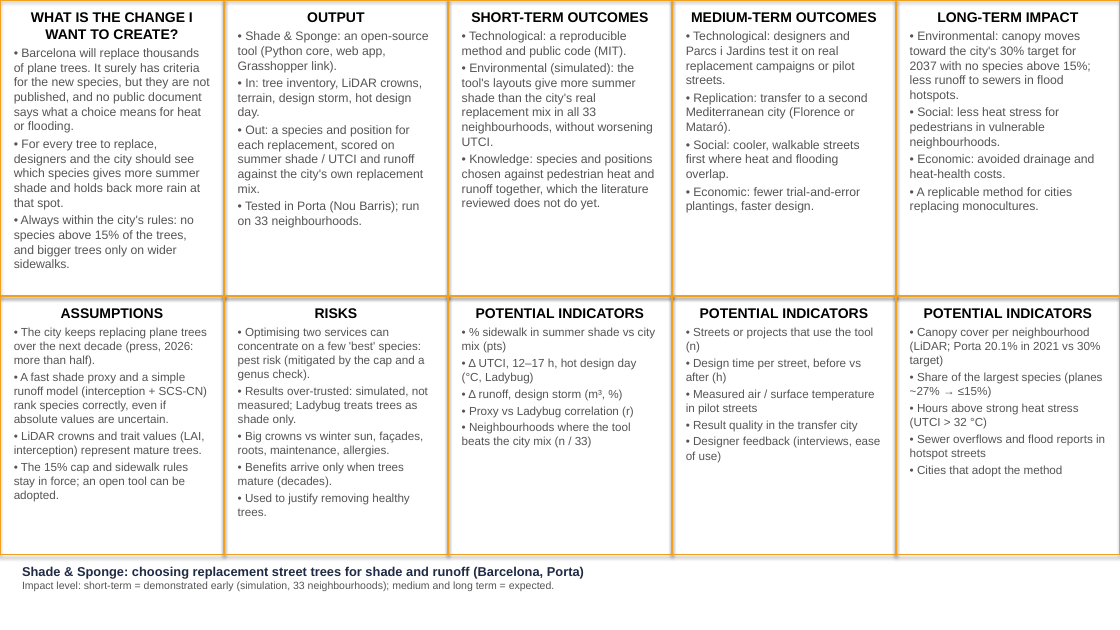
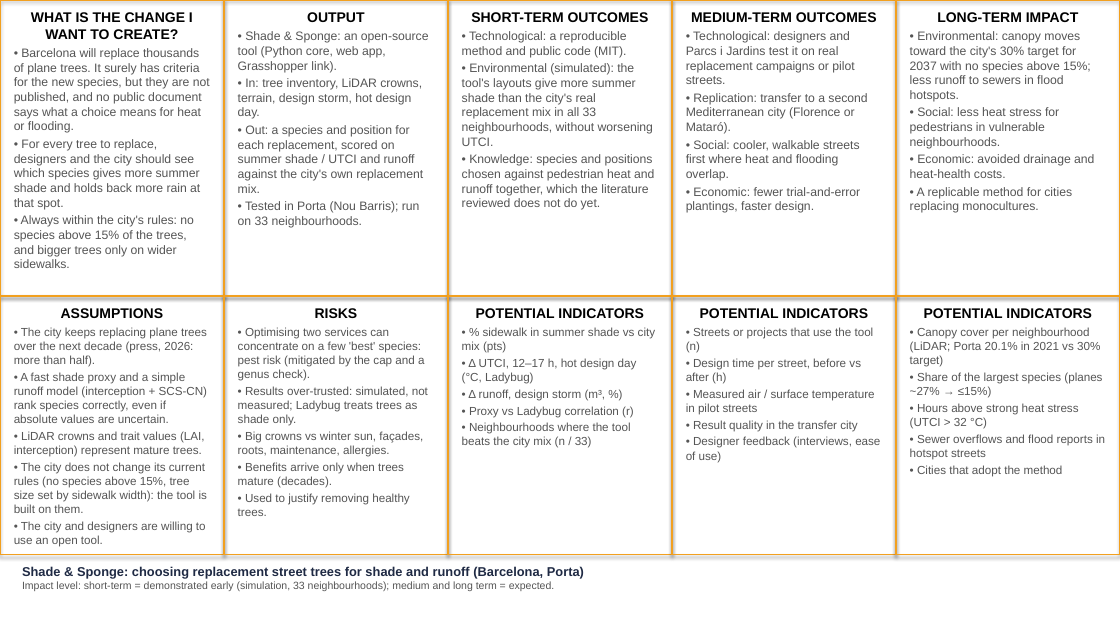
Before and after one commit to giofox96/shade-and-sponge, a slide deck: slide 1 of slides/rt_assignment2/RT_A2_theory_of_change.pptx. Drawn at 1120x630 pixels with LibreOffice and Linux fonts; fonts in the diff are those of the drawing. Boxes give left, top, right and bottom in pixels: in the first picture for what was removed or moved away, otherwise in the second. Text is boxed around its words. In the diff, an @@ line names an element or a change of style, - is before the commit and + after.

```diff
--- a/slides/rt_assignment2/RT_A2_theory_of_change.pptx
+++ b/slides/rt_assignment2/RT_A2_theory_of_change.pptx
@@ text at (x1=14, y1=462, x2=207, y2=547): text changed @@
-• The 15% cap and sidewalk rules stay in force; an open tool can be adopted.
+• The city does not change its current rules (no species above 15%, tree size set by sidewalk width): the tool is built on them.
+• The city and designers are willing to use an open tool.
```
Also in this commit, not shown: 2 other files.
